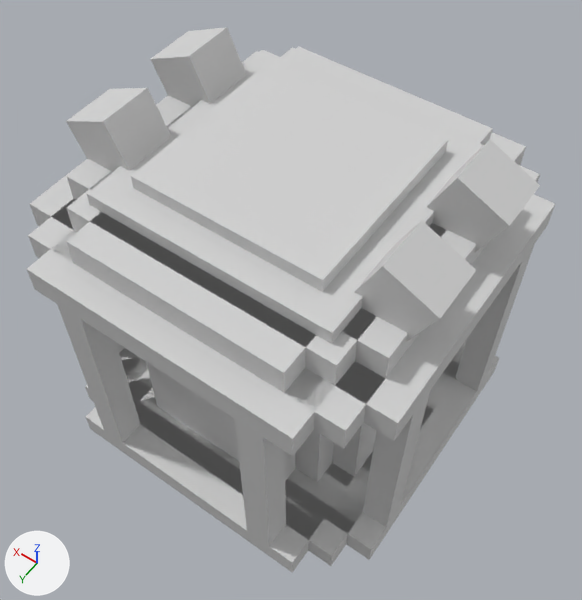
An edit to the OBJ model src/main/resources/assets/quantum/models/block/reactor_cell_top.obj, drawn before and after from the same camera.
One viewpoint serves both versions: a camera (50 mm lens) standing at (-0.679, 0.956, 1.868) and looking at (-0.018, 0.031, 0.414). Lighting does not change. The marker at lower left points along +X, +Y and +Z. Where no turn or scale is listed for an object, it has been applied to the vertices.

The scene before the commit, as lines of its bpy script (objects in view):
```python
ob_backrightspike = bpy.data.objects.new('BackRightSpike', me_backrightspike)
ob_backrightspike.location = (0.0, 0.0, 0.0)
ob_basedepth = bpy.data.objects.new('BaseDepth', me_basedepth)
ob_basedepth.location = (0.0, 0.0, 0.0)
ob_frontrightspike = bpy.data.objects.new('FrontRightSpike', me_frontrightspike)
ob_frontrightspike.location = (0.0, 0.0, 0.0)
ob_hatcover = bpy.data.objects.new('HatCover', me_hatcover)
ob_hatcover.location = (0.0, 0.0, 0.0)
ob_hatdepth = bpy.data.objects.new('HatDepth', me_hatdepth)
ob_hatdepth.location = (0.0, 0.0, 0.0)
ob_hattop = bpy.data.objects.new('HatTop', me_hattop)
ob_hattop.location = (0.0, 0.0, 0.0)
ob_middlefrontright = bpy.data.objects.new('MiddleFrontRight', me_middlefrontright)
ob_middlefrontright.location = (0.0, 0.0, 0.0)
ob_topbasedepth = bpy.data.objects.new('TopBaseDepth', me_topbasedepth)
ob_topbasedepth.location = (0.0, 0.0, 0.0)
ob_topbasewidth = bpy.data.objects.new('TopBaseWidth', me_topbasewidth)
ob_topbasewidth.location = (0.0, 0.0, 0.0)
# also in view: 'HatWidth' at (0.0, 0.0, 0.719); 'MiddlePRight' at (-0.281, 0.0, 0.375); 'Base' at (0.0, 0.0, 0.094); 'OPRightBack' at (-0.406, -0.219, 0.375); 'MiddlePFront' at (0.0, 0.281, 0.375)
```
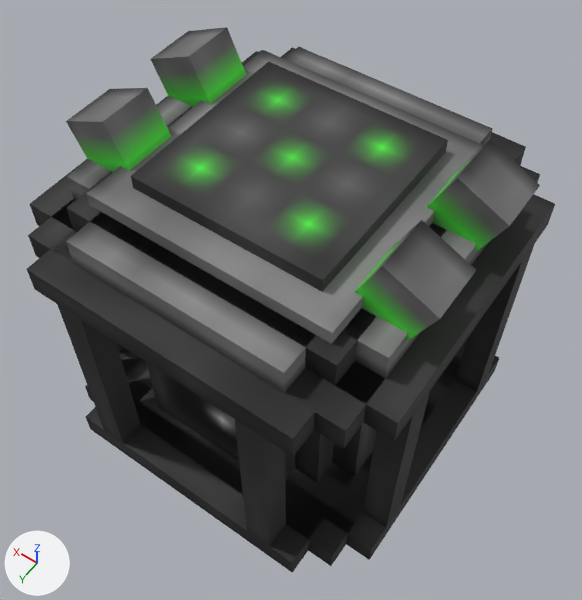
The newer file is also turned or shifted as a whole; pictures and numbers use the older file's frame.

The edits, one by one:
Picture 'reactor_cell_top' (img_reactor_cell_top) is new.
In material 'None' (mat_none), base_color is no longer (0.64, 0.64, 0.64), light grey #d1d1d1.
In material 'None' (mat_none), texture is now set to img_reactor_cell_top.
In material 'None' (mat_none), roughness goes from 0.69 to 0.693.

Location of each change, (x1, y1, x2, y2) in pixels of the pictures (582 x 600 px):
'HatCover', surface changed
    both: (131, 62, 448, 292)
'HatTop', surface changed
    both: (86, 50, 483, 344)
'HatDepth', surface changed (white to grey)
    both: (66, 46, 493, 393)
'TopBaseDepth', surface changed (grey to black)
    both: (27, 47, 526, 456)
'TopBaseWidth', surface changed (grey to black)
    both: (30, 96, 555, 441)
'BaseDepth', surface changed (grey to black)
    both: (86, 360, 353, 572)
'FrontRightSpike', surface changed
    both: (355, 220, 476, 342)
'BackRightSpike', surface changed
    both: (427, 140, 540, 253)
'Base', surface changed (grey to black)
    both: (85, 339, 467, 566)
'FrontLeftSpike', surface changed
    both: (66, 88, 171, 172)
'HatMiddle', surface changed (grey to black)
    both: (67, 50, 446, 385)
'TopBase', surface changed (grey to black)
    both: (28, 51, 540, 449)
'BaseWidth', surface changed (grey to black)
    both: (120, 340, 499, 560)
'BackLeftSpike', surface changed
    both: (151, 27, 246, 107)
'HatWidth', surface changed
    both: (67, 63, 489, 378)
'OPFrontLeft', surface changed (grey to black)
    both: (57, 304, 141, 443)
'OPFrontRight', surface changed (grey to black)
    both: (235, 419, 286, 546)
'OPLeftFront2', surface changed (grey to black)
    both: (363, 392, 430, 527)
'MiddlePFront', surface changed (grey to black)
    both: (146, 362, 295, 481)
'OPRightBack', surface changed (grey to black)
    both: (455, 245, 534, 391)
'MiddleFrontRight', surface changed (grey to black)
    both: (295, 430, 334, 482)
'MiddlePRight', surface changed (grey to black)
    both: (332, 423, 377, 477)
'OPLeftFront1', surface changed
    both: (116, 342, 124, 353)
